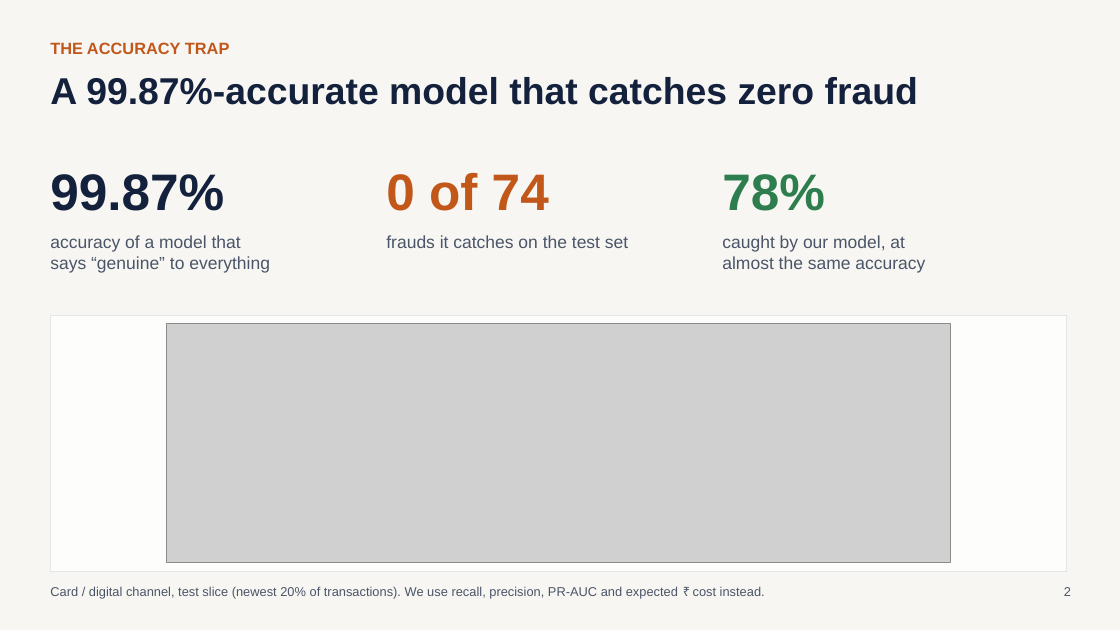
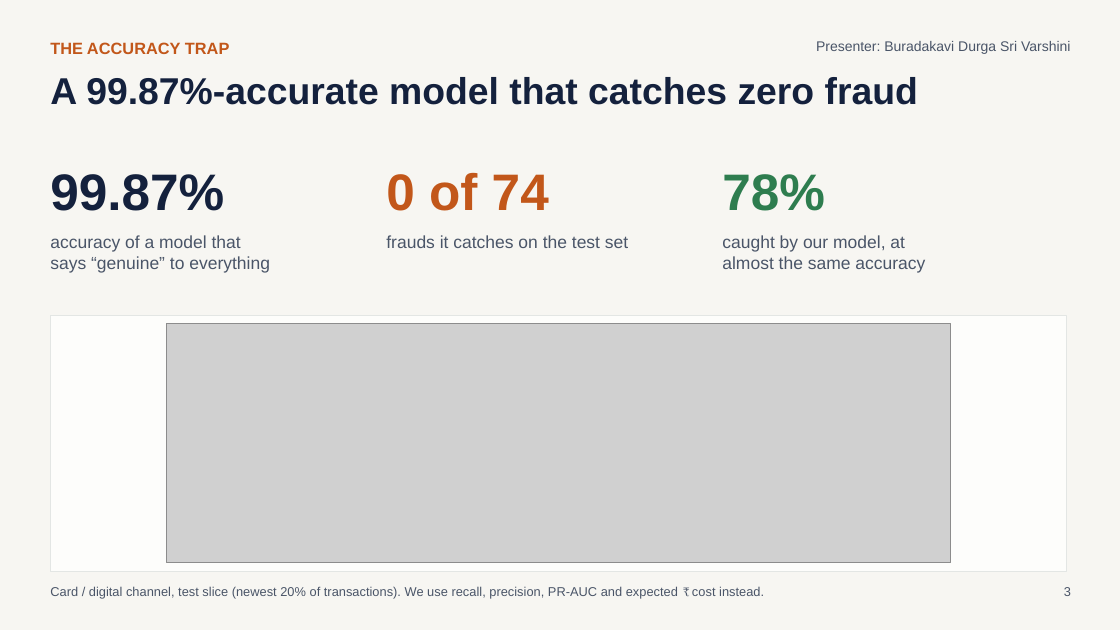
Before and after one commit to MohammedMutee/upi-fraud-detection, a slide deck: slide 3 of presentation/fraud_detection_deck.pptx (slide 2 before the commit). Drawn at 1120x630 pixels with LibreOffice and Linux fonts; fonts in the diff are those of the drawing; grey boxes stand for pictures. Boxes give left, top, right and bottom in pixels: in the first picture for what was removed or moved away, otherwise in the second. Text is boxed around its words. In the diff, an @@ line names an element or a change of style, - is before the commit and + after.

```diff
--- a/presentation/fraud_detection_deck.pptx
+++ b/presentation/fraud_detection_deck.pptx
@@ text added at box(816, 41, 1070, 54), 12 pt, text #4A5568 @@
+Presenter: Buradakavi Durga Sri Varshini
```
Also in this commit, not shown: 14 other slides changed, 14 other files.
